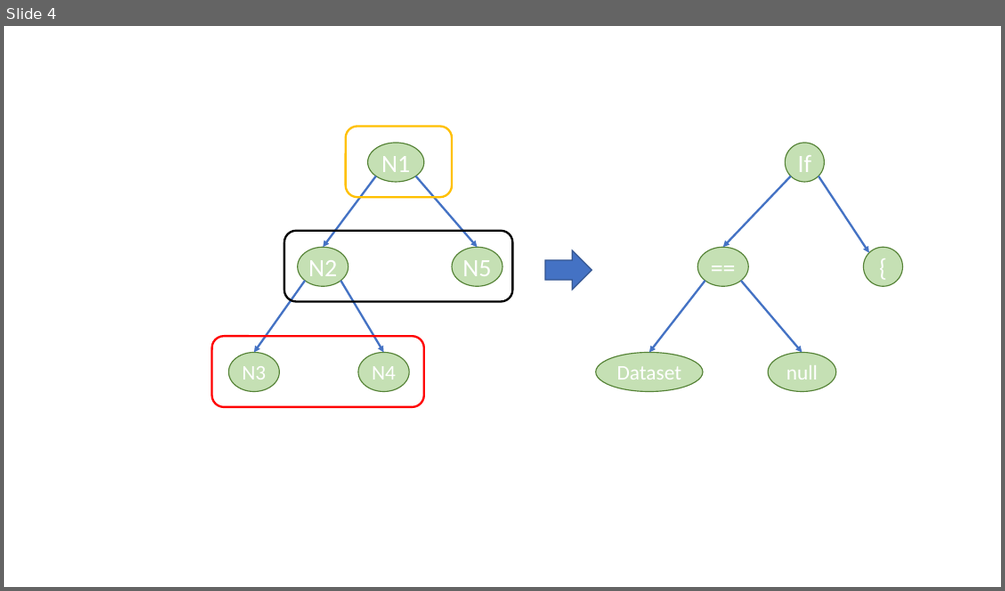
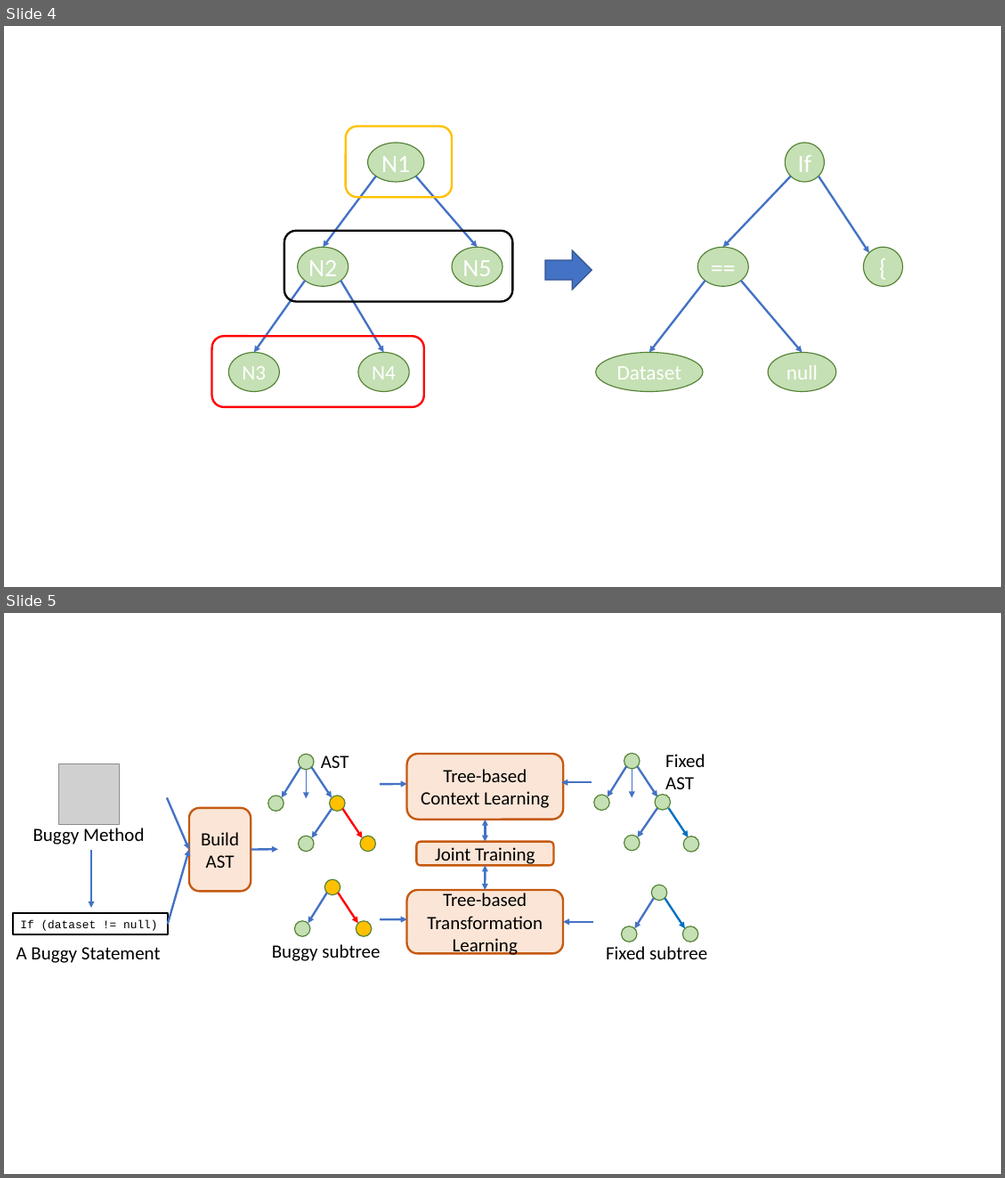
Before and after one commit to tien-n-nguyen/apr-study, a slide deck: Figures.pptx. Shown one above the other, each under a label of ours: slide 4 before the commit, slides 4 and 5 after it. The pictures are 1005x591 and 1005x1178 pixels, drawn with LibreOffice and Linux fonts; fonts in the diff are those of the drawing; grey boxes stand for pictures. Boxes give left, top, right and bottom in pixels: in the first picture for what was removed or moved away, otherwise in the second. Text is boxed around its words. In the diff, an @@ line names an element or a change of style, - is before the commit and + after.

```diff
--- a/Figures.pptx
+++ b/Figures.pptx
@@ slide 5 added at <box>4,613,1001,1174</box>, background #FFFFFF @@
@@ picture added at <box>58,764,119,825</box> @@
@@ group added at <box>268,754,376,852</box>: 5 ellipses, 5 arrows, 1 text @@
+AST
@@ rounded rectangle added at <box>407,754,563,819</box>, fill #FBE5D6, outline #C55A11 2 pt, 18 pt, text #000000 @@
+Tree-based Context Learning
@@ arrow added from (167, 798) to (189, 850), #4472C4 2 pt @@
@@ arrow added from (380, 784) to (407, 784), #4472C4 2 pt @@
@@ arrow added from (591, 783) to (562, 783), #4472C4 2 pt @@
@@ rounded rectangle added at <box>189,808,251,892</box>, fill #FBE5D6, outline #C55A11 2 pt, 18 pt, text #000000 @@
+BuildAST
@@ double arrow added from (485, 819) to (485, 842), #4472C4 2 pt @@
@@ text added at <box>33,827,144,844</box>, 18 pt, text #000000 @@
+Buggy Method
@@ arrow added from (91, 850) to (91, 908), #4472C4 2 pt @@
@@ arrow added from (168, 925) to (189, 850), #4472C4 2 pt @@
@@ arrow added from (251, 850) to (278, 850), #4472C4 2 pt @@
@@ rounded rectangle added at <box>417,842,554,866</box>, fill #FBE5D6, outline #C55A11 2 pt, 18 pt, text #000000 @@
+Joint Training
@@ group added at <box>594,753,704,852</box>: 5 ellipses, 5 arrows, 1 text @@
+Fixed AST
@@ double arrow added from (485, 865) to (485, 890), #4472C4 2 pt @@
@@ group added at <box>295,879,372,937</box>: 3 ellipses, 2 arrows @@
@@ rounded rectangle added at <box>407,890,563,953</box>, fill #FBE5D6, outline #C55A11 2 pt, 18 pt, text #000000 @@
+Tree-based Transformation Learning
@@ group added at <box>622,884,699,942</box>: 3 ellipses, 2 arrows @@
@@ rectangle added at <box>13,913,168,934</box>, outline #000000 2 pt, 11 pt, text #000000 @@
+If (dataset != null)
@@ arrow added from (380, 919) to (407, 919), #4472C4 2 pt @@
@@ arrow added from (593, 922) to (563, 922), #4472C4 2 pt @@
@@ text added at <box>16,947,161,963</box>, 18 pt, text #000000 @@
+A Buggy Statement
@@ text added at <box>272,944,380,961</box>, 18 pt, text #000000 @@
+Buggy subtree
@@ text added at <box>606,946,707,959</box>, 18 pt, text #000000 @@
+Fixed subtree
```
Also in this commit, not shown: 2 other slides added, 3 other files.
